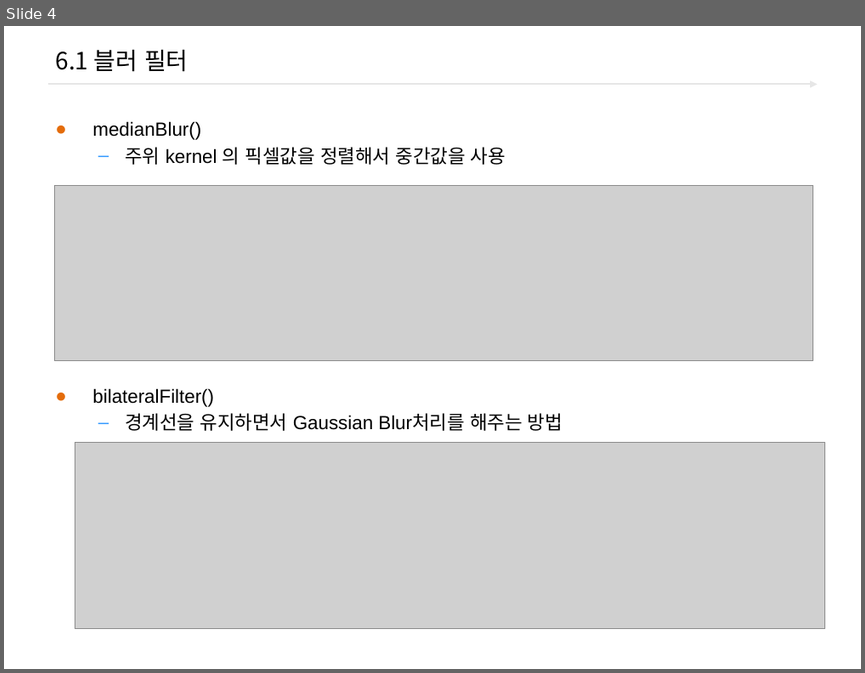
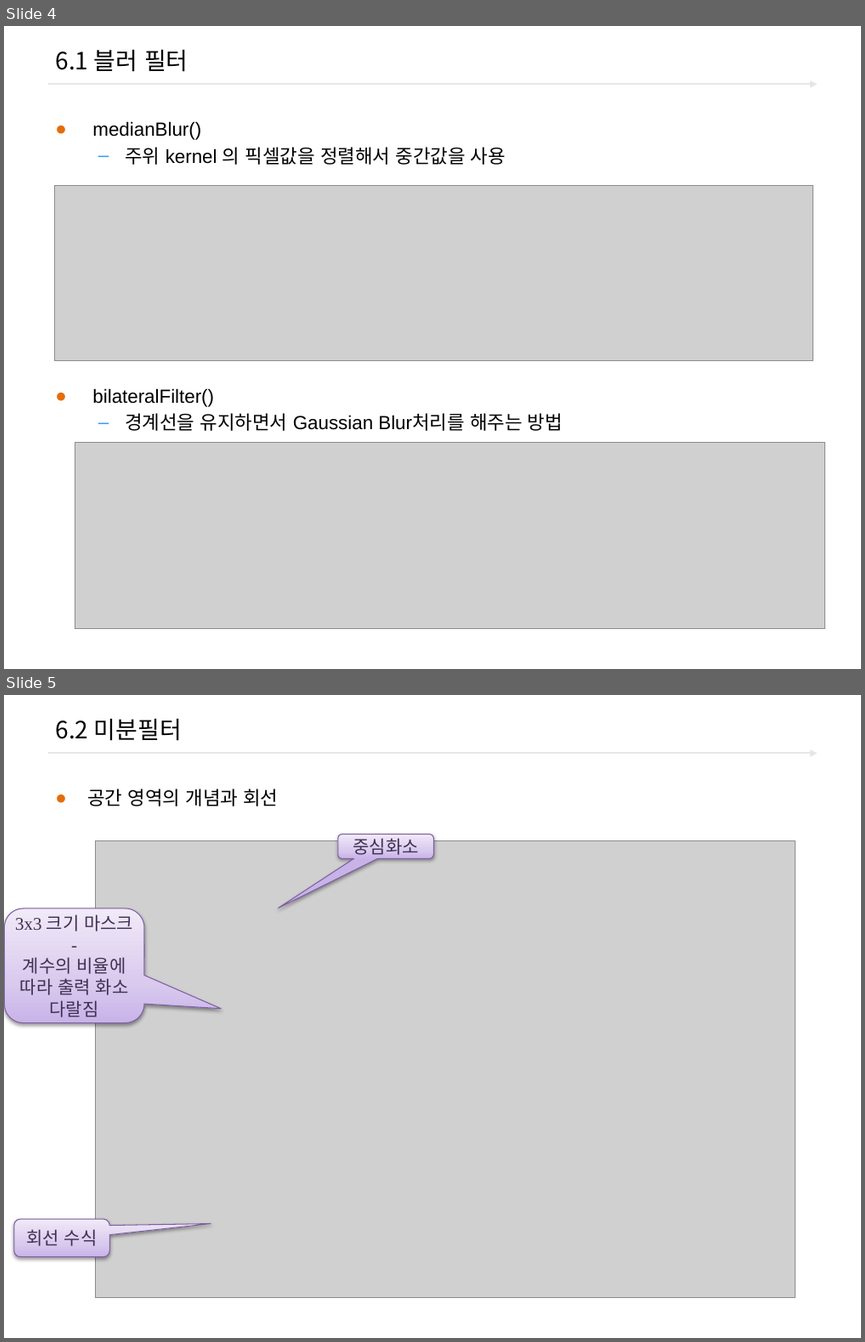
Before and after one commit to freshmea/ict_robot_dajung, a slide deck: pdf_ppt/2.OpenCV/Open_cv_06_필터링.pptx. Shown one above the other, each under a label of ours: slide 4 before the commit, slides 4 and 5 after it. The pictures are 865x673 and 865x1342 pixels, drawn with LibreOffice and Linux fonts; fonts in the diff are those of the drawing; grey boxes stand for pictures; background and template pictures are left out. Boxes give left, top, right and bottom in pixels: in the first picture for what was removed or moved away, otherwise in the second. Text is boxed around its words. In the diff, an @@ line names an element or a change of style, - is before the commit and + after.

```diff
--- a/pdf_ppt/2.OpenCV/Open_cv_06_필터링.pptx
+++ b/pdf_ppt/2.OpenCV/Open_cv_06_필터링.pptx
@@ slide 5 added at [4, 695, 861, 1338], background #FFFFFF; not listed: 1 template element that a slide beside it also shows @@
@@ title added at [55, 718, 182, 741], 20 pt, text #000000 @@
+6.2 미분필터
@@ text added at [87, 789, 278, 806], 16 pt, text #000000 @@
+● 공간 영역의 개념과 회선
@@ picture added at [95, 840, 794, 1298] @@
@@ rounded speech box added at [338, 834, 434, 859], fill gradient #C9B5E8 to #D8CBEE to #F0EAF9, outline #7D60A0 0.75 pt, 15 pt, text #403152 @@
+중심화소
@@ rounded speech box added at [4, 908, 143, 1023], fill gradient #C9B5E8 to #D8CBEE to #F0EAF9, outline #7D60A0 0.75 pt, 15 pt, text #403152 @@
+3x3 크기 마스크 -
+계수의 비율에 따라 출력 화소 다랄짐
@@ rounded speech box added at [14, 1219, 110, 1256], fill gradient #C9B5E8 to #D8CBEE to #F0EAF9, outline #7D60A0 0.75 pt, 15 pt, text #403152 @@
+회선 수식
```
Also in this commit, not shown: 6 other slides added, 1 other file.
